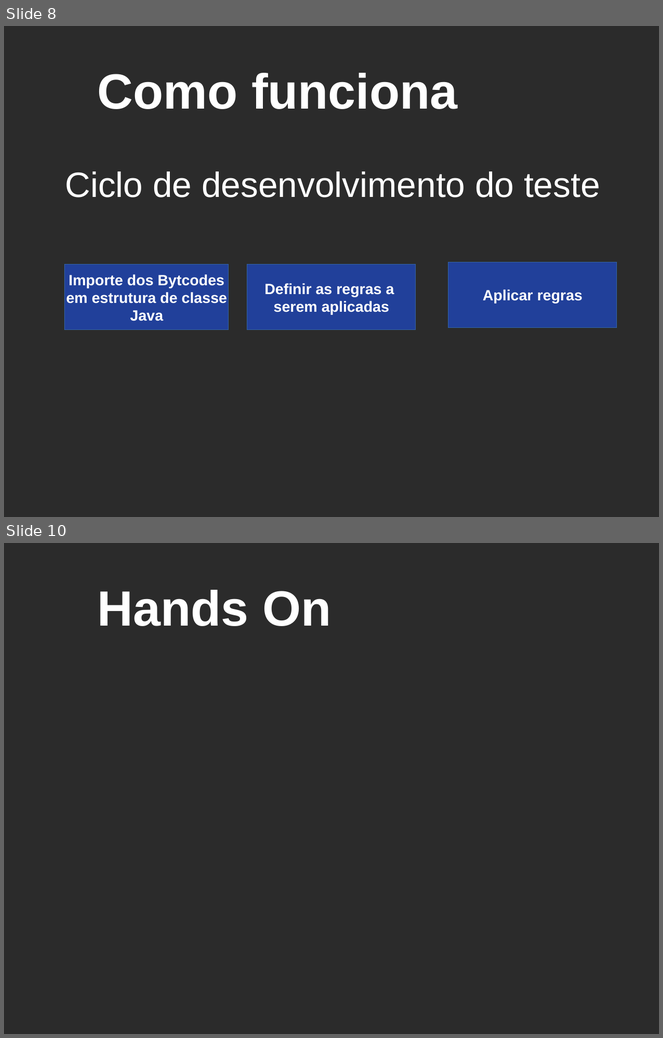
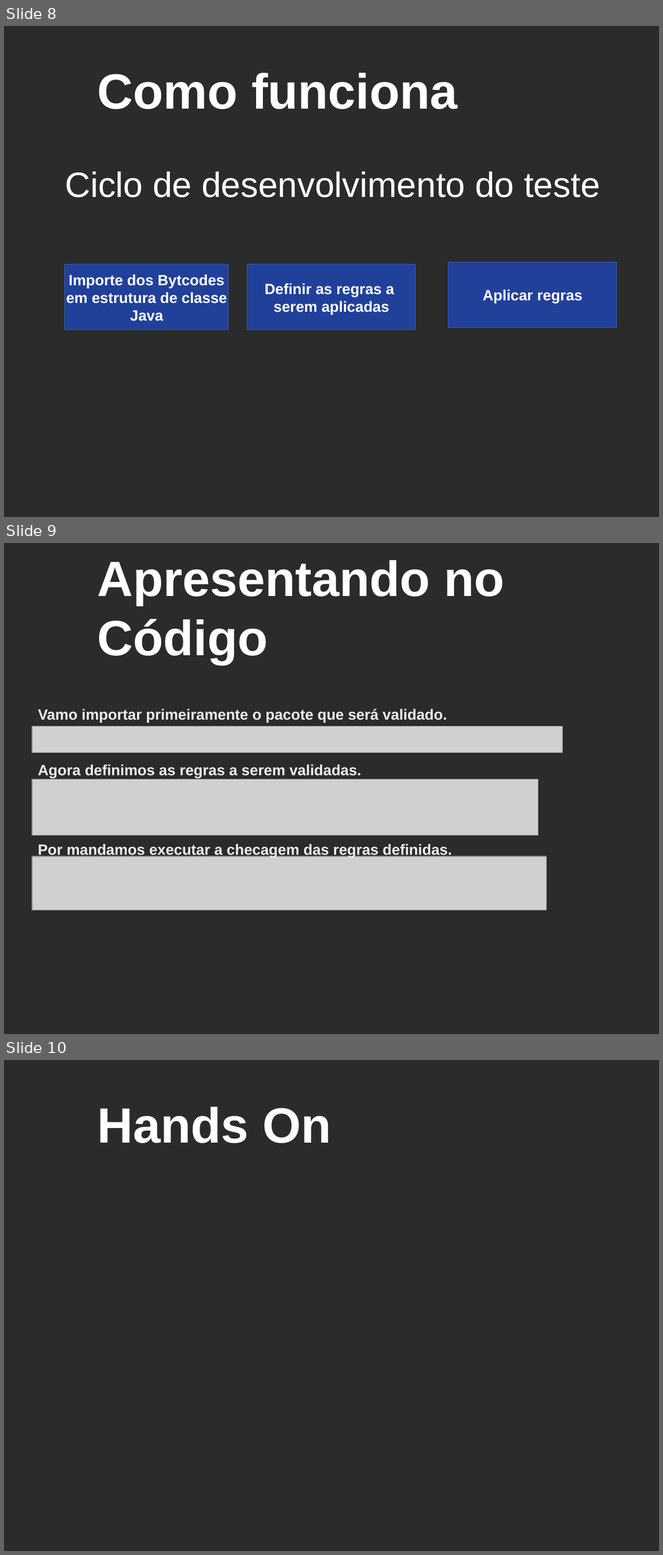
Before and after one commit to afamorim/archunit-study-case, a slide deck: Apresentacao.odp. Shown one above the other, each under a label of ours: slides 8 and 10 before the commit, slides 8, 9 and 10 after it; the slides between them are not shown. The pictures are 663x1038 and 663x1555 pixels, drawn with LibreOffice and Linux fonts; fonts in the diff are those of the drawing; grey boxes stand for pictures; background and template pictures are left out; a plain dark background stands for a picture behind light text. Boxes give left, top, right and bottom in pixels: in the first picture for what was removed or moved away, otherwise in the second. Text is boxed around its words. In the diff, an @@ line names an element or a change of style, - is before the commit and + after.

```diff
--- a/Apresentacao.odp
+++ b/Apresentacao.odp
@@ slide 9 added at box(4, 543, 659, 1034), background picture (left out) @@
@@ text added at box(98, 560, 504, 665), 60 pt, text #FFFFFF, bold @@
+Apresentando no Código
@@ text added at box(38, 709, 447, 722), 18 pt, text #EEEEEE, bold @@
+Vamo importar primeiramente o pacote que será validado.
@@ picture added at box(32, 727, 563, 754) @@
@@ text added at box(38, 765, 361, 778), 18 pt, text #EEEEEE, bold @@
+Agora definimos as regras a serem validadas.
@@ picture added at box(32, 779, 539, 836) @@
@@ text added at box(38, 844, 452, 858), 18 pt, text #EEEEEE, bold @@
+Por mandamos executar a checagem das regras definidas.
@@ picture added at box(32, 857, 547, 911) @@
```
Also in this commit, not shown: 1 slide changed, 1 slide removed, 35 other files.
